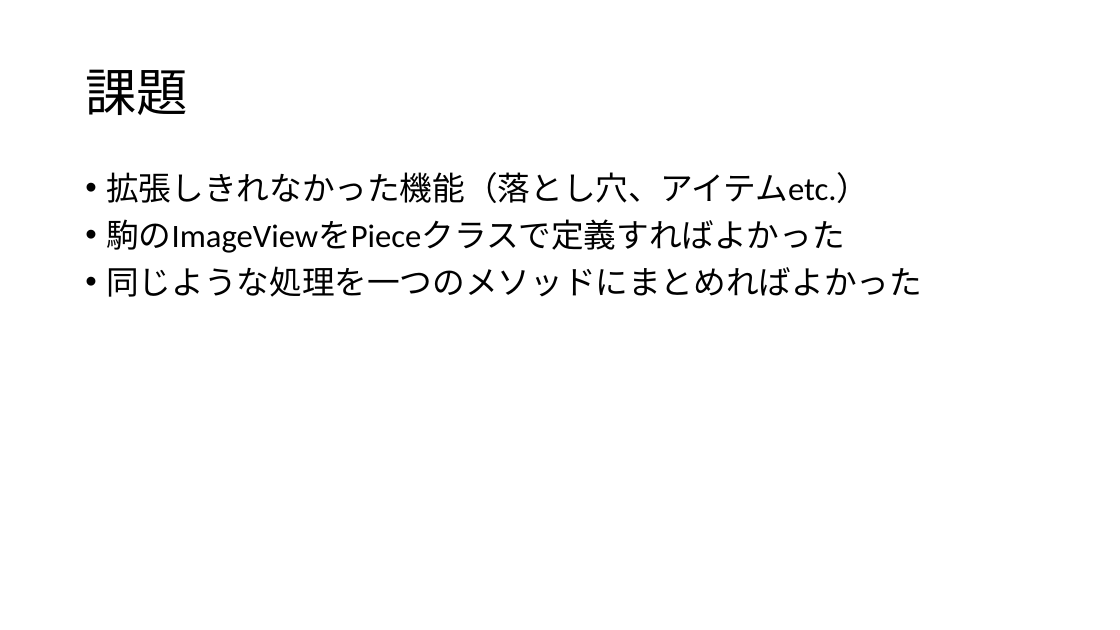
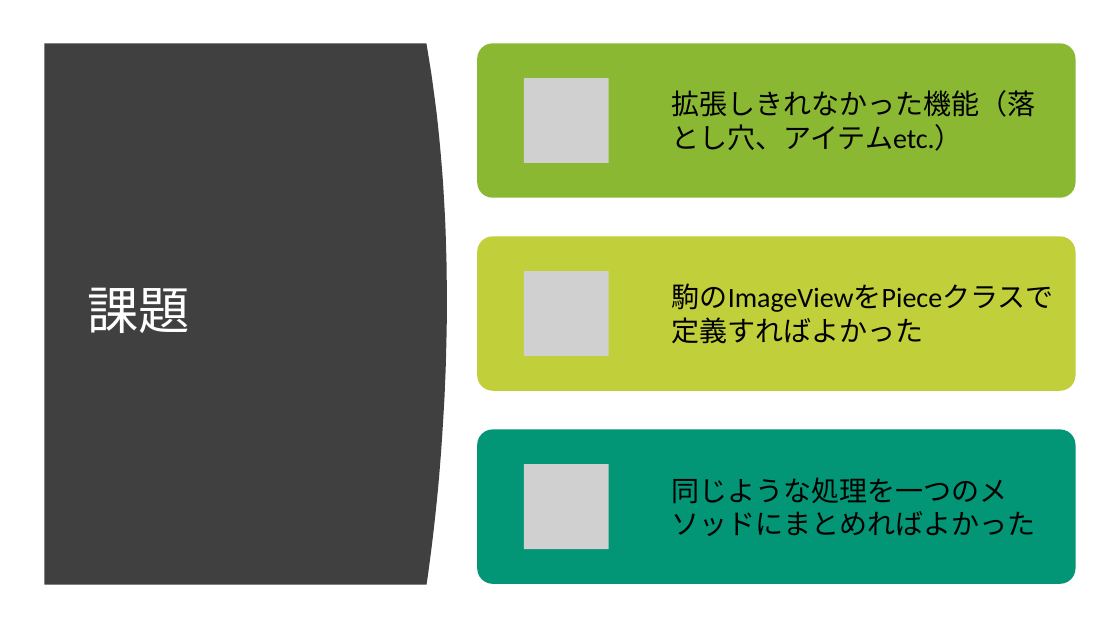
Before and after one commit to koheix/4EProgramming2019, a slide deck: slide 5 of presen.pptx. Drawn at 1120x630 pixels with LibreOffice and Linux fonts; fonts in the diff are those of the drawing; grey boxes stand for pictures. Boxes give left, top, right and bottom in pixels: in the first picture for what was removed or moved away, otherwise in the second. Text is boxed around its words. In the diff, an @@ line names an element or a change of style, - is before the commit and + after.

```diff
--- a/presen.pptx
+++ b/presen.pptx
@@ freeform shape added at bbox=[45, 44, 447, 585], fill #404040 @@
@@ title "課題": place and size @@
-title "課題" at bbox=[85, 69, 188, 115]
+title "課題" at bbox=[88, 287, 191, 333]
@@ title "課題" at bbox=[88, 287, 191, 333]: text colour #000000 to #FFFFFF @@
@@ text removed at bbox=[106, 172, 922, 297] @@
-• 拡張しきれなかった機能（落とし穴、アイテムetc.）
-• 駒のImageViewをPieceクラスで定義すればよかった
-• 同じような処理を一つのメソッドにまとめればよかった
@@ group added at bbox=[477, 44, 1075, 584]: 3 rounded rectangles, 3 pictures, 3 texts @@
+拡張しきれなかった機能（落とし穴、アイテムetc.）
+駒のImageViewをPieceクラスで定義すればよかった
+同じような処理を一つのメソッドにまとめればよかった
```
Also in this commit, not shown: 3 other slides changed, 2 other files.
